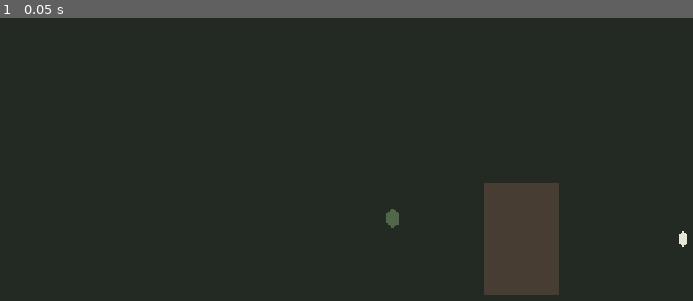
Above: before the commit, frame 1.
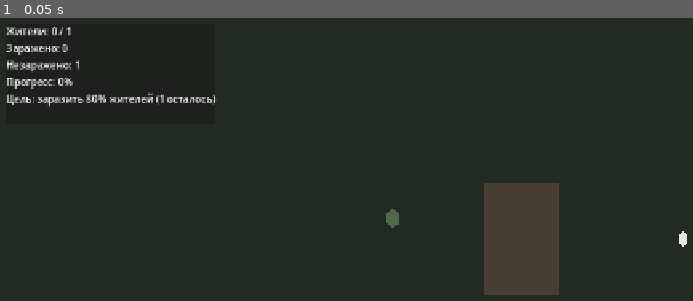
Above: after the commit, the same moment.

Repository: tivel47-ai/i-m-a-monster
Game: Godot game, scene res://scenes/main.tscn
The game is run twice, just before and just after one commit, with the same random seed, the same clock (stepped at 60 frames per second) and the same inputs.
Inputs:
- Up to frame 1 (0.05 s): no input

The runs differ from the first frame. In frame 1, 1.2% of the frame differs, in the area x 0-32%, y 3-32%.

Commit message:
add status and result mission, task #15

Diff:
--- a/scenes/test_map.tscn
+++ b/scenes/test_map.tscn
@@ -1,5 +1,6 @@
 [gd_scene format=3 uid="uid://bk4fq2d6r61u7"]
 
+[ext_resource type="Script" path="res://scripts/test_map.gd" id="1_map"]
 [ext_resource type="PackedScene" uid="uid://dheq7yk5t4w73" path="res://scenes/zombie.tscn" id="1_6ulkd"]
 [ext_resource type="PackedScene" path="res://scenes/villager.tscn" id="2_villager"]
 
@@ -13,6 +14,7 @@
 agent_radius = 12.0
 
 [node name="test_map" type="Node2D" unique_id=574965085]
+script = ExtResource("1_map")
 
 [node name="ColorRect" type="ColorRect" parent="." unique_id=1996086548]
 anchors_preset = 15
@@ -45,3 +47,35 @@
 
 [node name="Villager" parent="." instance=ExtResource("2_villager")]
 position = Vector2(1100, 360)
+
+[node name="CanvasLayer" type="CanvasLayer" parent="."]
+
+[node name="MissionPanel" type="PanelContainer" parent="CanvasLayer"]
+offset_left = 16.0
+offset_top = 16.0
+offset_right = 340.0
+offset_bottom = 176.0
+mouse_filter = 2
+
+[node name="MissionInfo" type="VBoxContainer" parent="CanvasLayer/MissionPanel"]
+mouse_filter = 2
+
+[node name="Residents" type="Label" parent="CanvasLayer/MissionPanel/MissionInfo"]
+mouse_filter = 2
+text = "Жители: 0 / 0"
+
+[node name="Infected" type="Label" parent="CanvasLayer/MissionPanel/MissionInfo"]
+mouse_filter = 2
+text = "Заражено: 0"
+
+[node name="Uninfected" type="Label" parent="CanvasLayer/MissionPanel/MissionInfo"]
+mouse_filter = 2
+text = "Незаражено: 0"
+
+[node name="Progress" type="Label" parent="CanvasLayer/MissionPanel/MissionInfo"]
+mouse_filter = 2
+text = "Прогресс: 0%"
+
+[node name="Status" type="Label" parent="CanvasLayer/MissionPanel/MissionInfo"]
+mouse_filter = 2
+text = "Цель: заразить 80% жителей"
--- /dev/null
+++ b/scripts/test_map.gd
@@ -0,0 +1,75 @@
+extends Node2D
+
+const TARGET_PERCENT := 80
+
+enum MissionState {
+	ACTIVE,
+	WON,
+}
+
+var villagers: Array[Node] = []
+var total_residents: int = 0
+var infected_residents: int = 0
+var mission_state: MissionState = MissionState.ACTIVE
+
+@onready var residents_label: Label = $CanvasLayer/MissionPanel/MissionInfo/Residents
+@onready var infected_label: Label = $CanvasLayer/MissionPanel/MissionInfo/Infected
+@onready var uninfected_label: Label = $CanvasLayer/MissionPanel/MissionInfo/Uninfected
+@onready var progress_label: Label = $CanvasLayer/MissionPanel/MissionInfo/Progress
+@onready var status_label: Label = $CanvasLayer/MissionPanel/MissionInfo/Status
+
+
+func _ready() -> void:
+	for resident in find_children("*", "", true, false):
+		if not resident.has_method("is_converted"):
+			continue
+		villagers.append(resident)
+		if not resident.has_signal("converted"):
+			push_error("Mission resident is missing the converted signal: %s" % resident.get_path())
+			continue
+
+		var error := resident.connect("converted", _on_resident_converted)
+		if error != OK:
+			push_error("Could not connect resident conversion signal: %s" % error_string(error))
+
+	total_residents = villagers.size()
+	_refresh_mission_progress()
+
+
+func _on_resident_converted(resident: Node) -> void:
+	if not villagers.has(resident):
+		return
+
+	_refresh_mission_progress()
+
+
+func _refresh_mission_progress() -> void:
+	infected_residents = 0
+	for resident in villagers:
+		if is_instance_valid(resident) and resident.call("is_converted"):
+			infected_residents += 1
+
+	var uninfected_residents := total_residents - infected_residents
+	var progress_percent := 0
+	var required_infections := 0
+	if total_residents > 0:
+		progress_percent = roundi(float(infected_residents * 100) / total_residents)
+		required_infections = ceili(float(total_residents * TARGET_PERCENT) / 100.0)
+
+	residents_label.text = "Жители: %d / %d" % [infected_residents, total_residents]
+	infected_label.text = "Заражено: %d" % infected_residents
+	uninfected_label.text = "Незаражено: %d" % uninfected_residents
+	progress_label.text = "Прогресс: %d%%" % progress_percent
+
+	if total_residents == 0:
+		status_label.text = "Цель невозможна: жителей нет."
+	elif mission_state == MissionState.WON:
+		status_label.text = "ПОБЕДА! Цель миссии выполнена"
+	elif infected_residents >= required_infections:
+		mission_state = MissionState.WON
+		status_label.text = "ПОБЕДА! Цель миссии выполнена"
+	else:
+		status_label.text = "Цель: заразить %d%% жителей (%d осталось)" % [
+			TARGET_PERCENT,
+			maxi(required_infections - infected_residents, 0)
+		]
--- a/scripts/villager.gd
+++ b/scripts/villager.gd
@@ -1,4 +1,6 @@
 extends StaticBody2D
+
+signal converted(villager: Node)
 
 enum InfectionState {
 	AVAILABLE,
@@ -21,6 +23,10 @@
 
 func is_in_collision() -> bool:
 	return infection_state == InfectionState.IN_COLLISION
+
+
+func is_converted() -> bool:
+	return infection_state == InfectionState.CONVERTED
 
 
 func begin_encounter(result_color: Color) -> bool:
@@ -47,3 +53,4 @@
 
 	infection_state = InfectionState.CONVERTED
 	polygon.color = converted_color
+	converted.emit(self)
Not shown, added: scripts/test_map.gd.uid
Not shown, changed: docs/game_design.md
Not shown, changed: docs/technical_design.md
